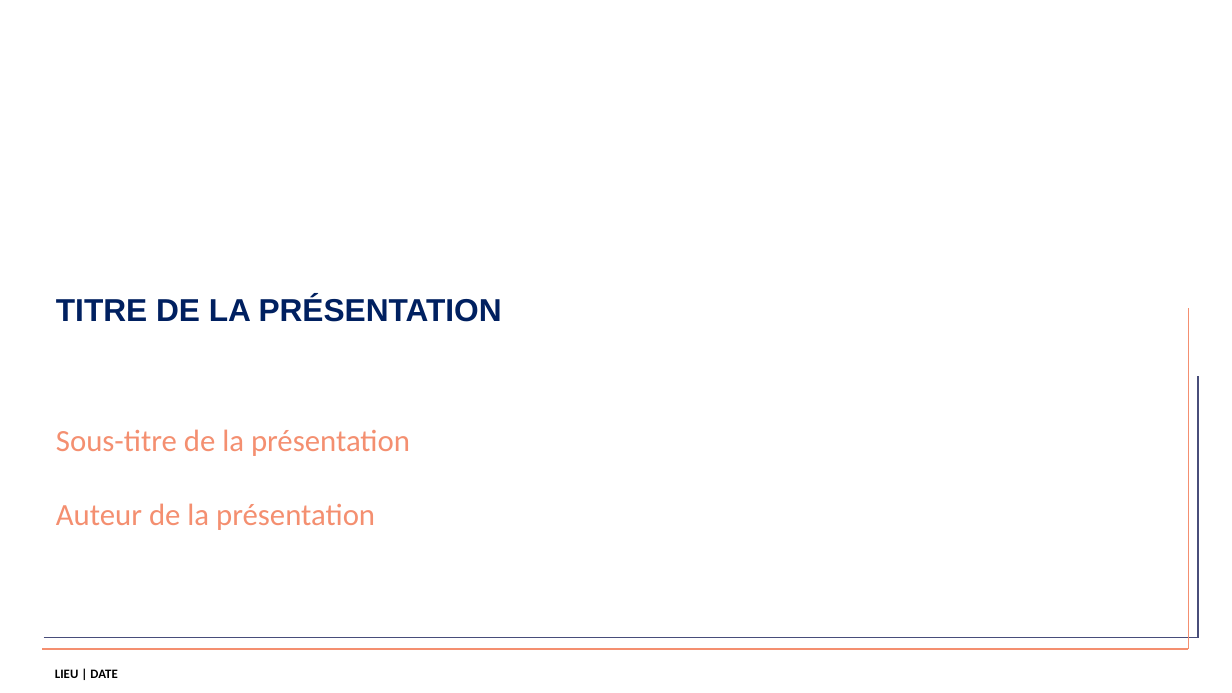
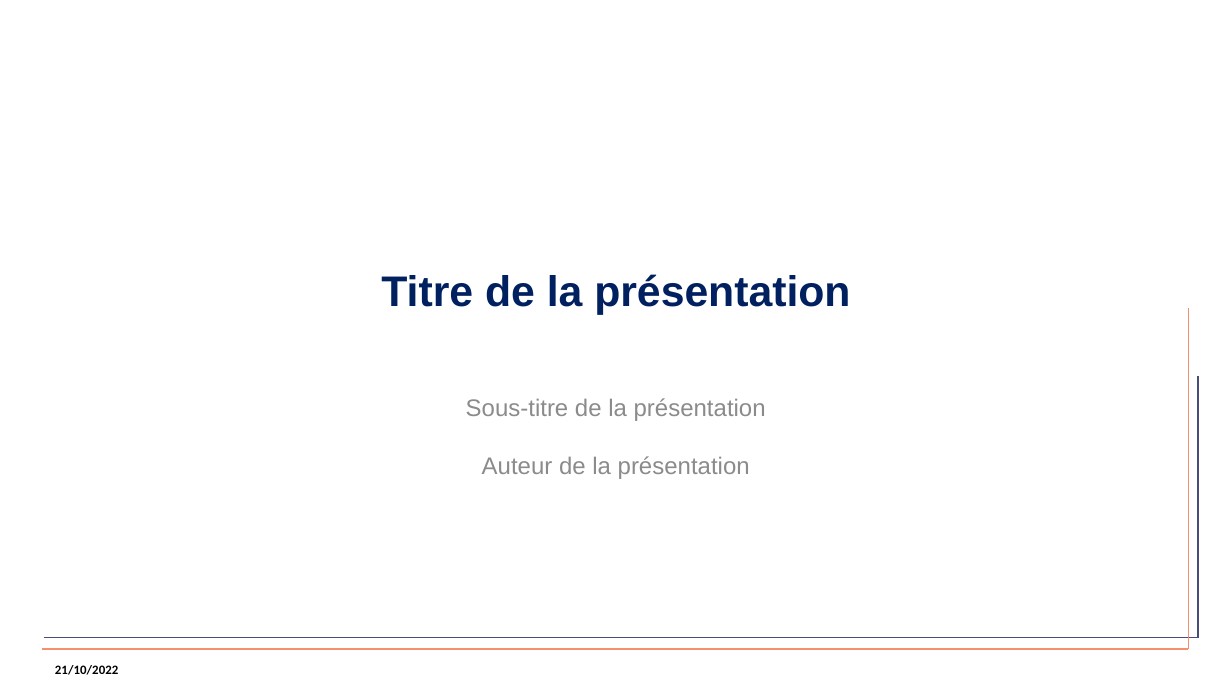
Before and after one commit to spyrales/quarto-gouv, a slide deck: slide 1 of _extensions/presentation-gouv/ressources/template_presentation.pptx. Drawn at 1232x693 pixels with LibreOffice and Linux fonts; fonts in the diff are those of the drawing; background and template pictures are left out. Boxes give left, top, right and bottom in pixels: in the first picture for what was removed or moved away, otherwise in the second. Text is boxed around its words. In the diff, an @@ line names an element or a change of style, - is before the commit and + after.

Commit message:
new template which is working with subtitles and dates

```diff
--- a/_extensions/presentation-gouv/ressources/template_presentation.pptx
+++ b/_extensions/presentation-gouv/ressources/template_presentation.pptx
@@ title "Titre de la présentation" at [381,274,850,315]: vertical alignment top to middle @@
@@ title at [381,274,850,315]: text changed; size 18.5 to 25 pt @@
-TITRE DE LA PRÉSENTATION
+Titre de la présentation
@@ subtitle "Sous-titre de la présentation Auteur ...": place and size @@
-subtitle "Sous-titre de la présentation Auteur ..." at [56,429,410,530]
+subtitle "Sous-titre de la présentation Auteur ..." at [466,398,766,479]
@@ subtitle "Sous-titre de la présentation Auteur ..." at [466,398,766,479]: size 18 to 14 pt, font Calibri to Arial, text colour #F48F70 to #8C8C8C; alignment left to centre; less space between paragraphs @@
@@ text at [55,665,118,675]: text changed @@
-LIEU | DATE
+21/10/2022
```
Also in this commit, not shown: 3 slides added, 2 slides removed.
